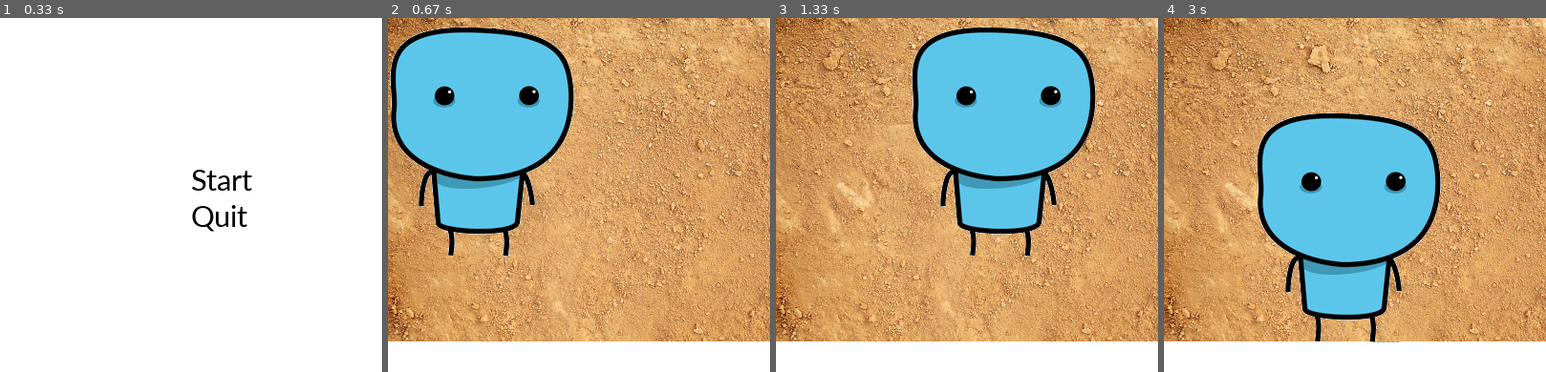
Above: before the commit, frames 1-4 (left to right).
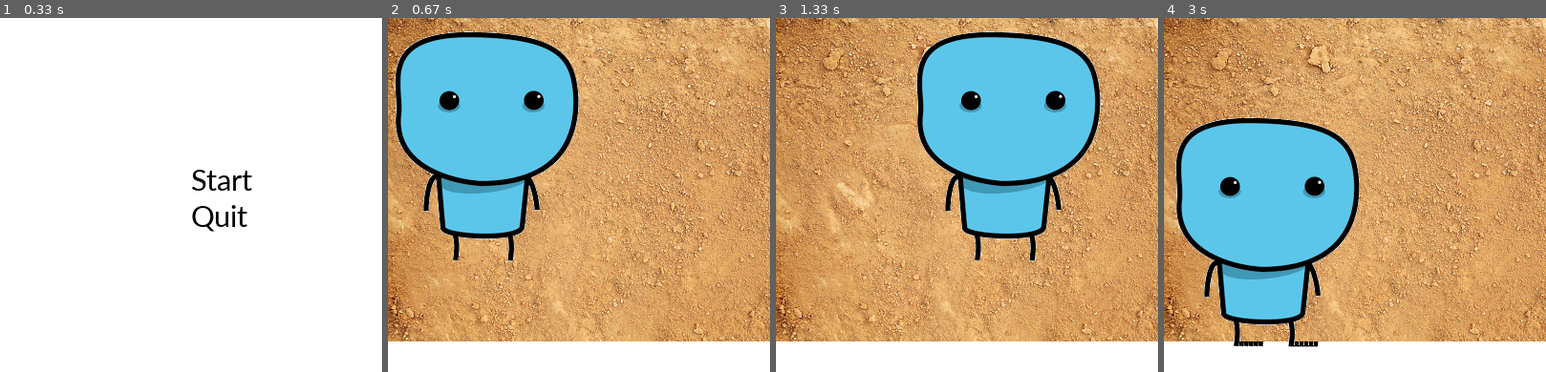
Above: after the commit, the same moments.

Repository: Shiho-c/pygame
Game: pygame game, started from main.py
Same seed, same stepped clock (60 frames per second), same inputs: the game is played once before the commit and once after it.
Inputs:
- Up to frame 1 (0.33 s): no input
- Up to frame 2 (0.67 s): click "Start" at 0.38 s
- Up to frame 3 (1.33 s): hold Right 0.67-1.13 s
- Up to frame 4 (3 s): hold Right 1.5-1.97 s; hold Left 2-2.53 s; hold Down 2.57-2.87 s; hold Left from 2.9 s (still down)

Frame 1 is identical in both runs. In frame 2, 6.8% of the frame differs, in the area x 0-50%, y 2-69%; in frame 3, 6.8%; in frame 4, 28%, in the area x 3-73%, y 26-93%.

Commit message:
Fixed Border Collision

Diff:
--- a/main.py
+++ b/main.py
@@ -45,14 +45,15 @@
         playerY += movementSpeed
     if event.type == pygame.QUIT:
         run = False
-    if playerY >= 400:
-        playerY -= 1
-    elif playerY < 0:
-        playerY += 1
-    elif playerX >= 400:
-        playerX -= 1
-    elif playerX < 0:
-        playerX += 1
+
+    if playerX >= window_width/2:
+        playerX -= movementSpeed
+    elif playerX < 1:
+        playerX =+ movementSpeed
+    elif playerY >= window_height/2:
+        playerY -= movementSpeed
+    elif playerY < 1:
+        playerY += movementSpeed
 
     if game_screen:
         window.blit(game_screenBackground, game_screenBackground.get_rect())
